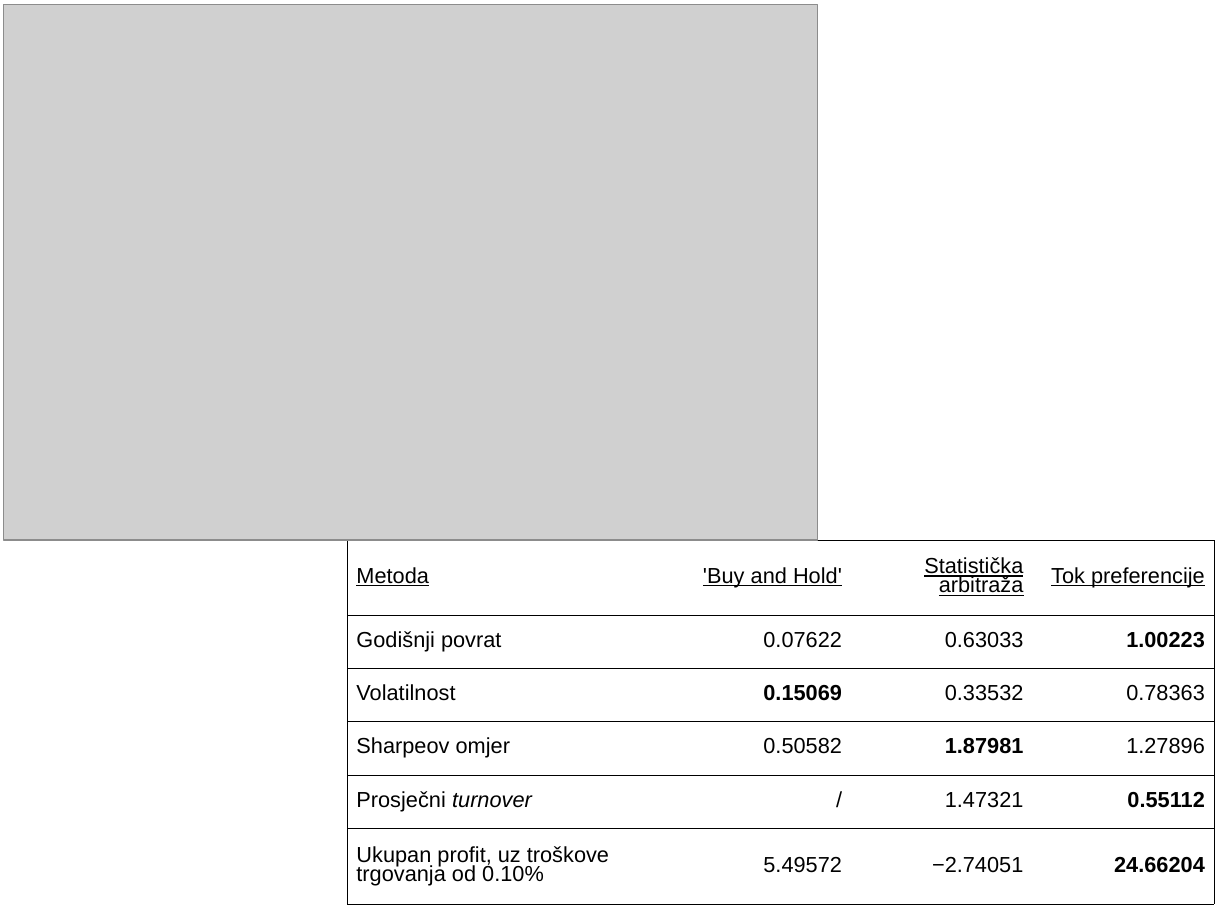
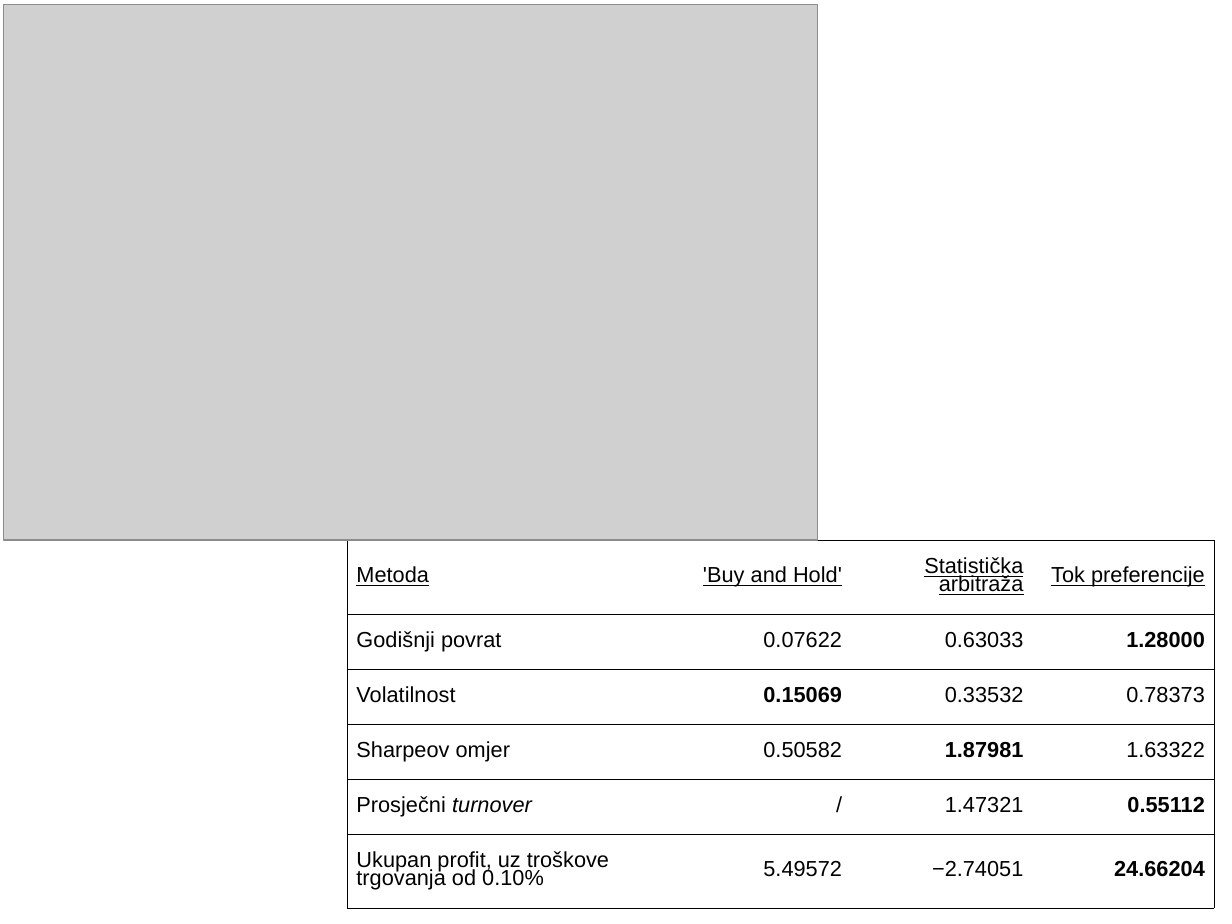
Before and after one commit to mrlovre/diplomski, a slide deck: slide 4 of dira/13-Mrcela-prezentacija.ppt. Drawn at 1232x924 pixels with LibreOffice and Linux fonts; fonts in the diff are those of the drawing; grey boxes stand for pictures. Boxes give left, top, right and bottom in pixels: in the first picture for what was removed or moved away, otherwise in the second. Text is boxed around its words. In the diff, an @@ line names an element or a change of style, - is before the commit and + after.

```diff
--- a/dira/13-Mrcela-prezentacija.ppt
+++ b/dira/13-Mrcela-prezentacija.ppt
@@ table at box(348, 540, 1213, 908) @@
-row 2, column 4: 1.00223
+row 2, column 4: 1.28000
-row 3, column 4: 0.78363
+row 3, column 4: 0.78373
-row 4, column 4: 1.27896
+row 4, column 4: 1.63322
@@ line spacing 0.79 to 0.74 @@
```
Also in this commit, not shown: 1 other slide changed, 2 other files.
